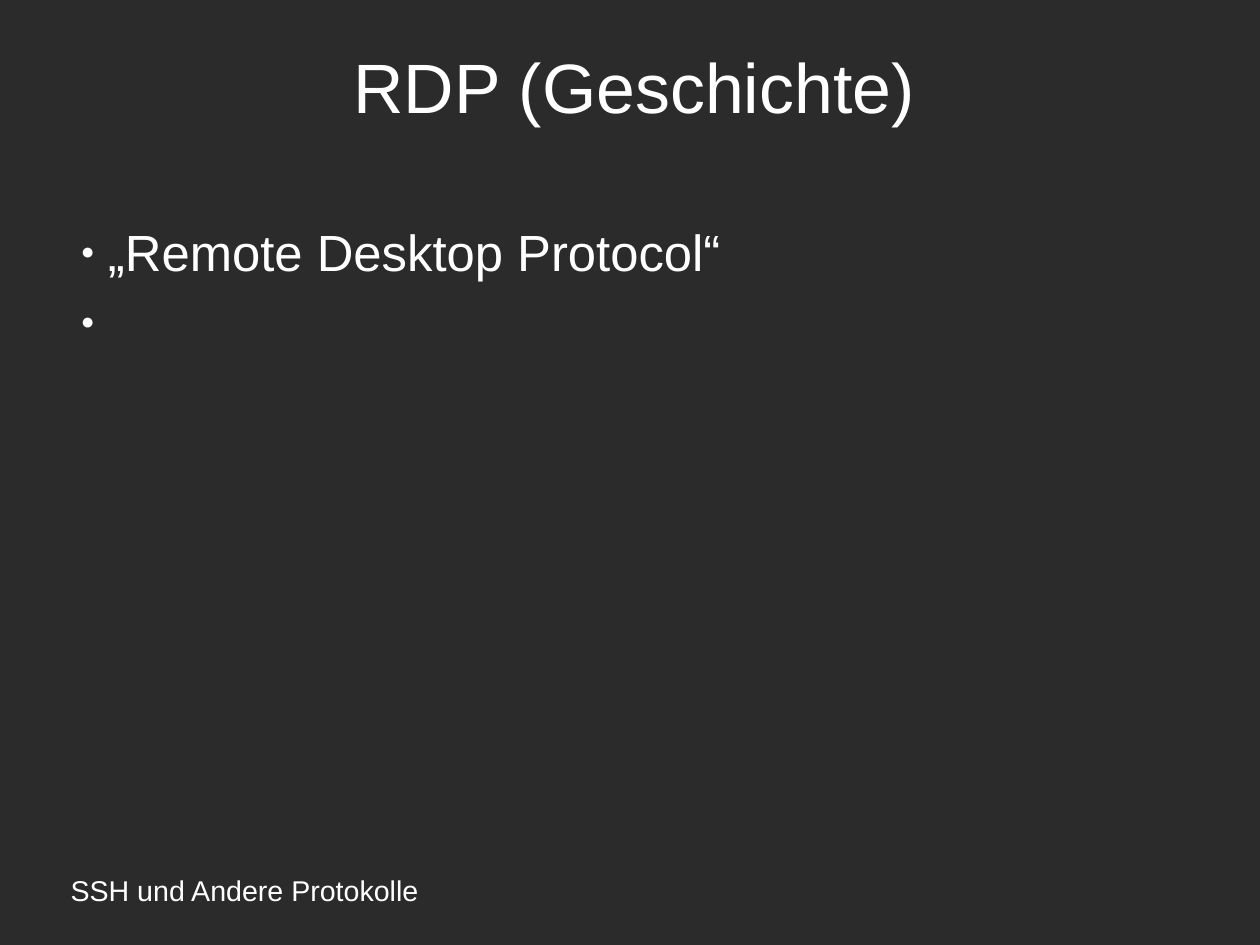
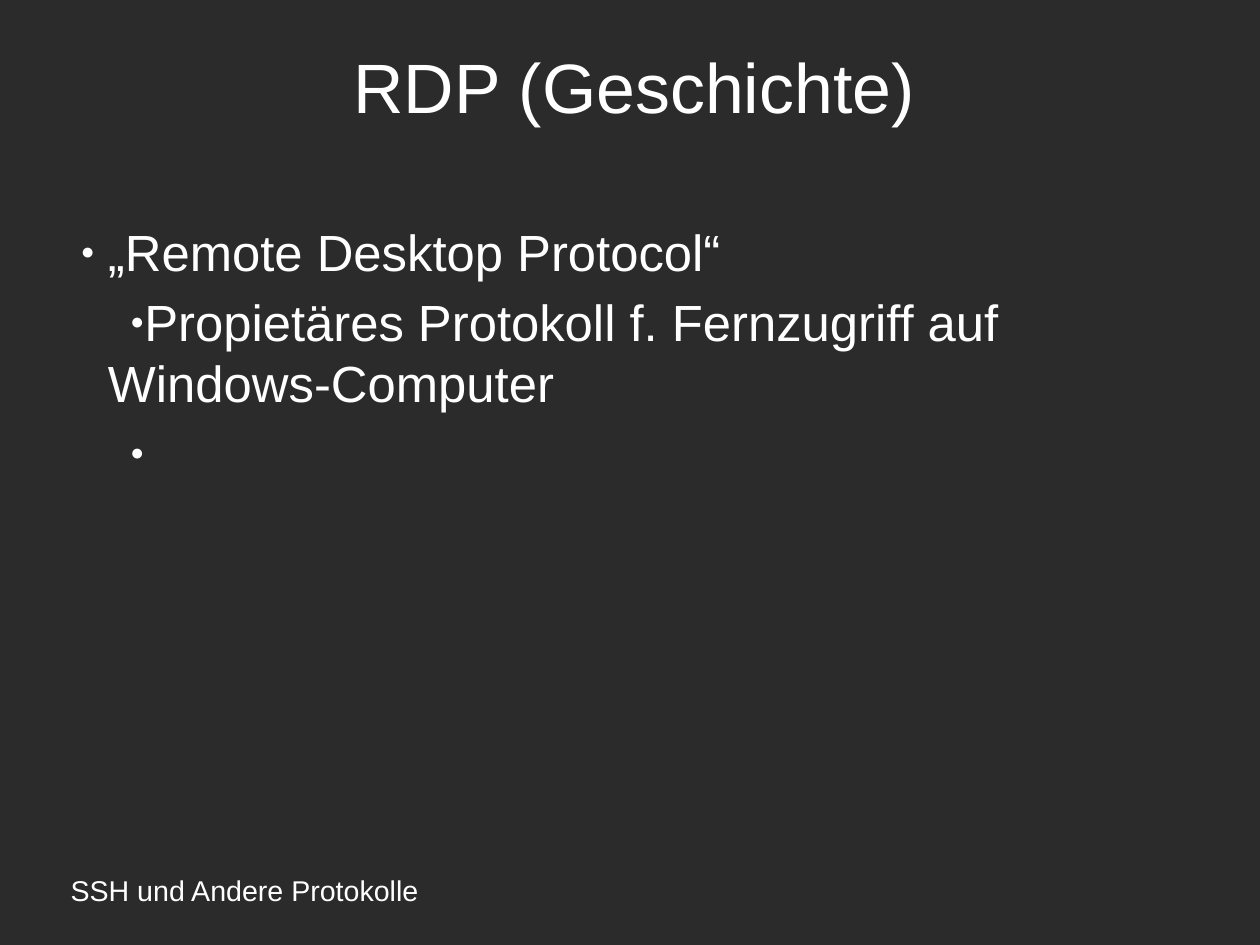
Before and after one commit to amlispolska/SSH-Projekt, a slide deck: slide 6 of ssh-presentation.odp. Drawn at 1260x945 pixels with LibreOffice and Linux fonts; fonts in the diff are those of the drawing; background and template pictures are left out; a plain dark background stands for a picture behind light text. Boxes give left, top, right and bottom in pixels: in the first picture for what was removed or moved away, otherwise in the second. Text is boxed around its words. In the diff, an @@ line names an element or a change of style, - is before the commit and + after.

Commit message:
Adding RDP stuff zur Präsentation
Und zu den Erstellungsnotizen ofc.

```diff
--- a/ssh-presentation.odp
+++ b/ssh-presentation.odp
@@ subtitle at [108, 304, 999, 413]: paragraph added @@
+  ● Propietäres Protokoll f. Fernzugriff auf Windows-Computer
```
Also in this commit, not shown: 1 other file.
